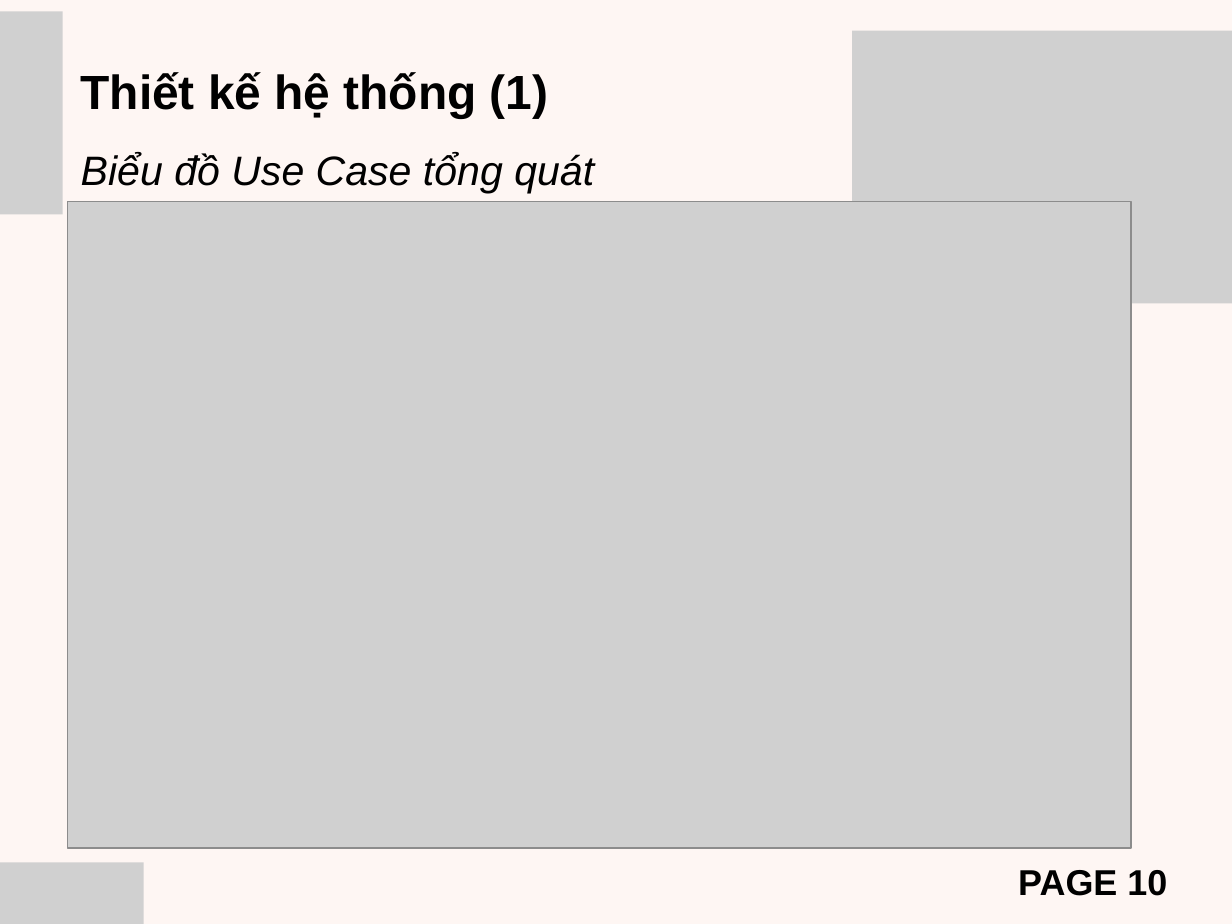
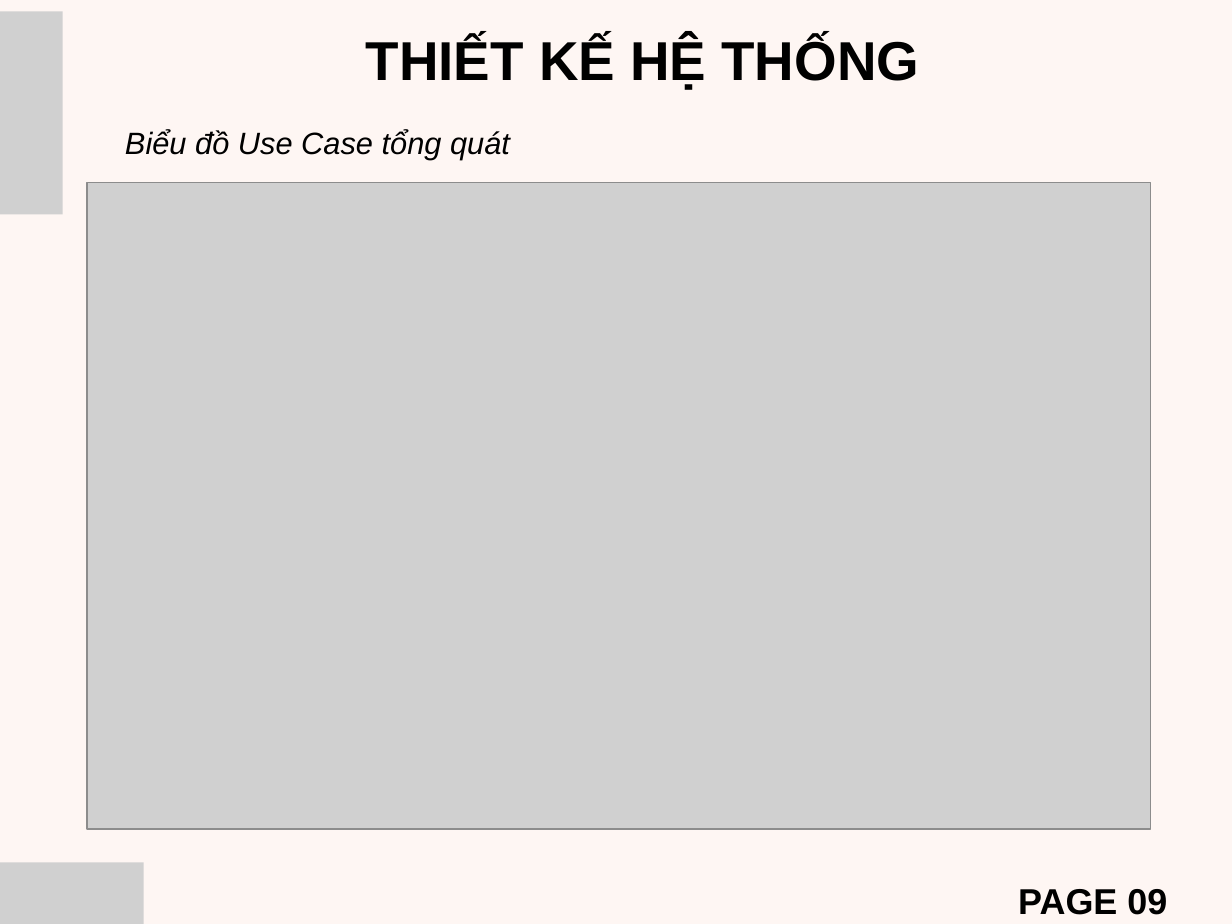
Before and after one commit to QueAnh068/csn-da23ttb-thachnguyenqueanh-webquanlythuvien, a slide deck: slide 9 of thesis/BaoCaoCSNHT.pptx (slide 10 before the commit). Drawn at 1232x924 pixels with LibreOffice and Linux fonts; fonts in the diff are those of the drawing; grey boxes stand for pictures. Boxes give left, top, right and bottom in pixels: in the first picture for what was removed or moved away, otherwise in the second. Text is boxed around its words. In the diff, an @@ line names an element or a change of style, - is before the commit and + after.

```diff
--- a/thesis/BaoCaoCSNHT.pptx
+++ b/thesis/BaoCaoCSNHT.pptx
@@ text at [366,37,920,90]: text changed; size 24 to 32 pt; bold on; italic off @@
-Thiết kế hệ thống (1)
-Biểu đồ Use Case tổng quát
+THIẾT KẾ HỆ THỐNG
@@ picture removed at [853,31,1232,303] @@
@@ text added at [125,129,510,159], 18 pt, text #000000, italic @@
+Biểu đồ Use Case tổng quát
@@ picture: place and size @@
-picture at [68,201,1131,848]
+picture at [87,182,1151,829]
@@ text at [1018,889,1167,915]: text changed @@
-PAGE 10
+PAGE 09
```
Also in this commit, not shown: 6 other slides changed, 3 slides added, 8 slides removed.
